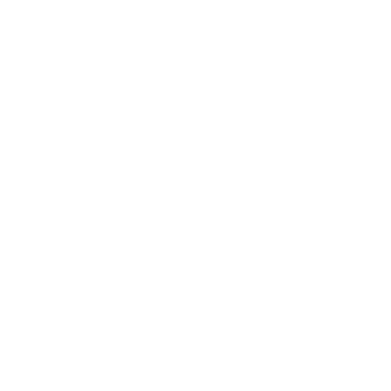
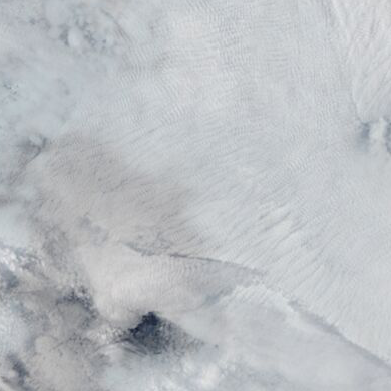
The second 391 x 391 image is a revision of the first. Changes to its layers:
added layer "144_beaufort_sea_100km_20210718.terra.truecolor.250m" above "Background" over [left=0, top=0, right=391, bottom=391]
